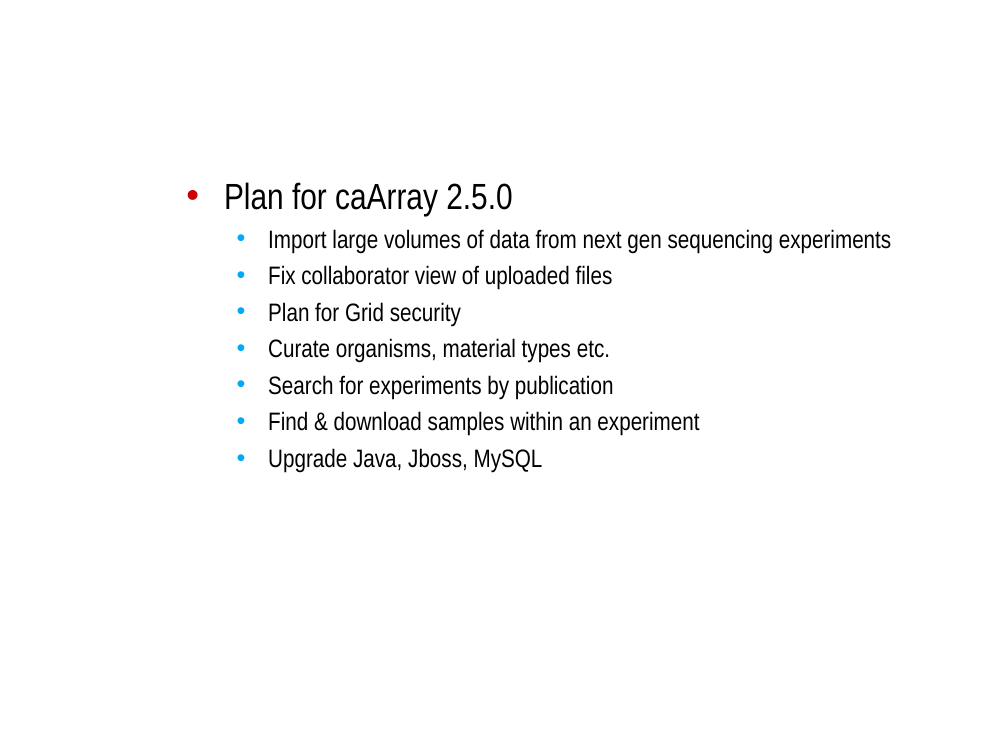
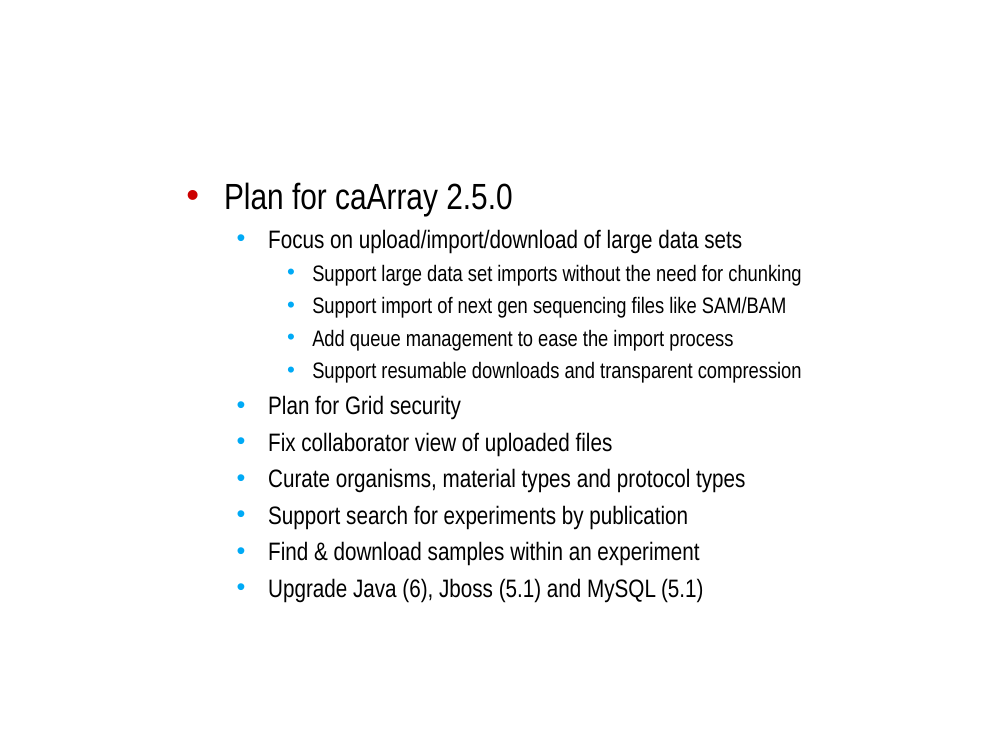
Before and after one commit to NCIP/caarray-docs, a slide deck: slide 9 of project_management/open_meetings/ICR_WS_Meeting_2010_08_11.ppt (slide 8 before the commit). Drawn at 1008x756 pixels with LibreOffice and Linux fonts; fonts in the diff are those of the drawing; background and template pictures are left out. Boxes give left, top, right and bottom in pixels: in the first picture for what was removed or moved away, otherwise in the second. Text is boxed around its words. In the diff, an @@ line names an element or a change of style, - is before the commit and + after.

Commit message:
Final version of ICR slides.

```diff
--- a/project_management/open_meetings/ICR_WS_Meeting_2010_08_11.ppt
+++ b/project_management/open_meetings/ICR_WS_Meeting_2010_08_11.ppt
@@ text at <box>268,229,802,420</box>: text changed; size 18 to 16 pt @@
-  • Import large volumes of data from next gen sequencing experiments
+  • Focus on upload/import/download of large data sets
+    • Support large data set imports without the need for chunking
+    • Support import of next gen sequencing files like SAM/BAM
+    • Add queue management to ease the import process
+    • Support resumable downloads and transparent compression
+  • Plan for Grid security
@@ text at <box>268,468,745,530</box>: text changed @@
-  • Plan for Grid security
-  • Curate organisms, material types etc.
-  • Search for experiments by publication
+  • Curate organisms, material types and protocol types
+  • Support search for experiments by publication
@@ text at <box>268,578,703,603</box>: text changed @@
-  • Upgrade Java, Jboss, MySQL
+  • Upgrade Java (6), Jboss (5.1) and MySQL (5.1)
```
Also in this commit, not shown: 5 other slides changed, 1 slide added.
